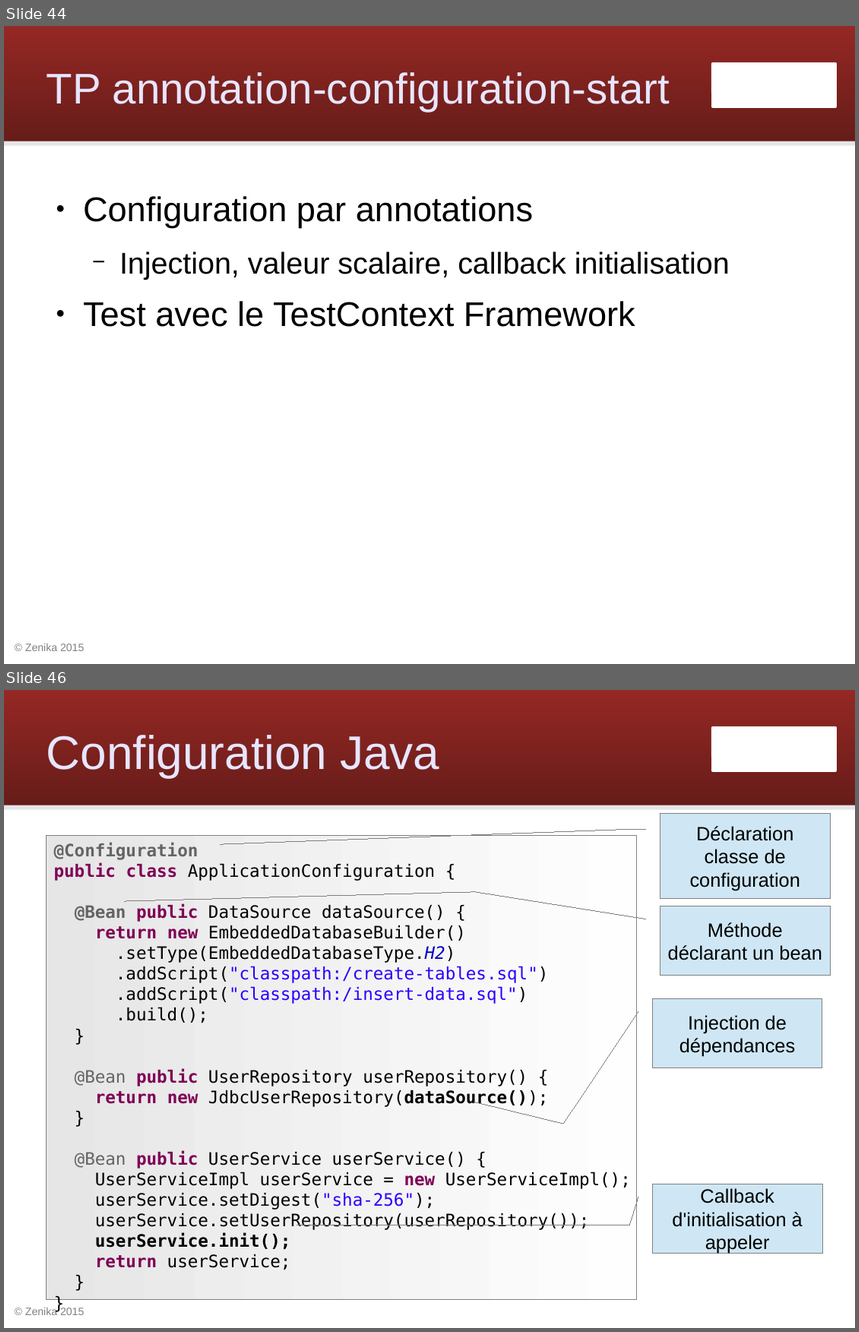
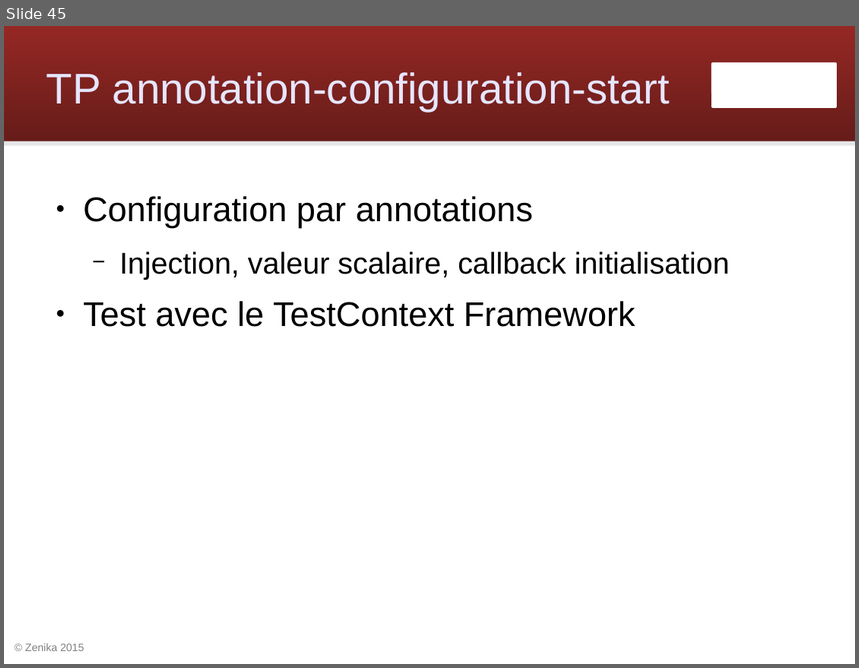
Before and after one commit to Zenika/workshop-spring-core, a slide deck: spring-workshop.odp. Shown one above the other, each under a label of ours: slides 44 and 46 before the commit, slide 45 after it; the slides between them are not shown. The pictures are 859x1332 and 859x668 pixels, drawn with LibreOffice and Linux fonts; fonts in the diff are those of the drawing; background and template pictures are left out. Boxes give left, top, right and bottom in pixels: in the first picture for what was removed or moved away, otherwise in the second. Text is boxed around its words. In the diff, an @@ line names an element or a change of style, - is before the commit and + after.

Commit message:
Utiliser config Java pour les annotations

```diff
--- a/spring-workshop.odp
+++ b/spring-workshop.odp
@@ slide 46 removed at box(4, 690, 855, 1328), background #FFFFFF; not listed: 4 template elements that a slide beside it also shows @@
@@ title removed at box(47, 735, 439, 777) @@
-Configuration Java
@@ border callout removed at box(661, 814, 830, 898) @@
-Déclaration classe de configuration
@@ rectangle removed at box(47, 836, 637, 1300) @@
-@Configuration
-public class ApplicationConfiguration {
-@Bean public DataSource dataSource() {
-return new EmbeddedDatabaseBuilder()
-.setType(EmbeddedDatabaseType.H2)
-.addScript("classpath:/create-tables.sql")
-.addScript("classpath:/insert-data.sql")
-.build();
-}
-@Bean public UserRepository userRepository() {
-return new JdbcUserRepository(dataSource());
-}
-@Bean public UserService userService() {
-UserServiceImpl userService = new UserServiceImpl();
-userService.setDigest("sha-256");
-userService.setUserRepository(userRepository());
-userService.init();
-return userService;
-}
-}
@@ border callout removed at box(661, 907, 830, 976) @@
-Méthode déclarant un bean
@@ border callout removed at box(653, 999, 823, 1068) @@
-Injection de dépendances
@@ border callout removed at box(653, 1184, 823, 1254) @@
-Callback d'initialisation à appeler
@@ what was slide 44 is now slide 45 @@
```
Also in this commit, not shown: 9 slides changed, 6 other slides removed, 10 other files.
